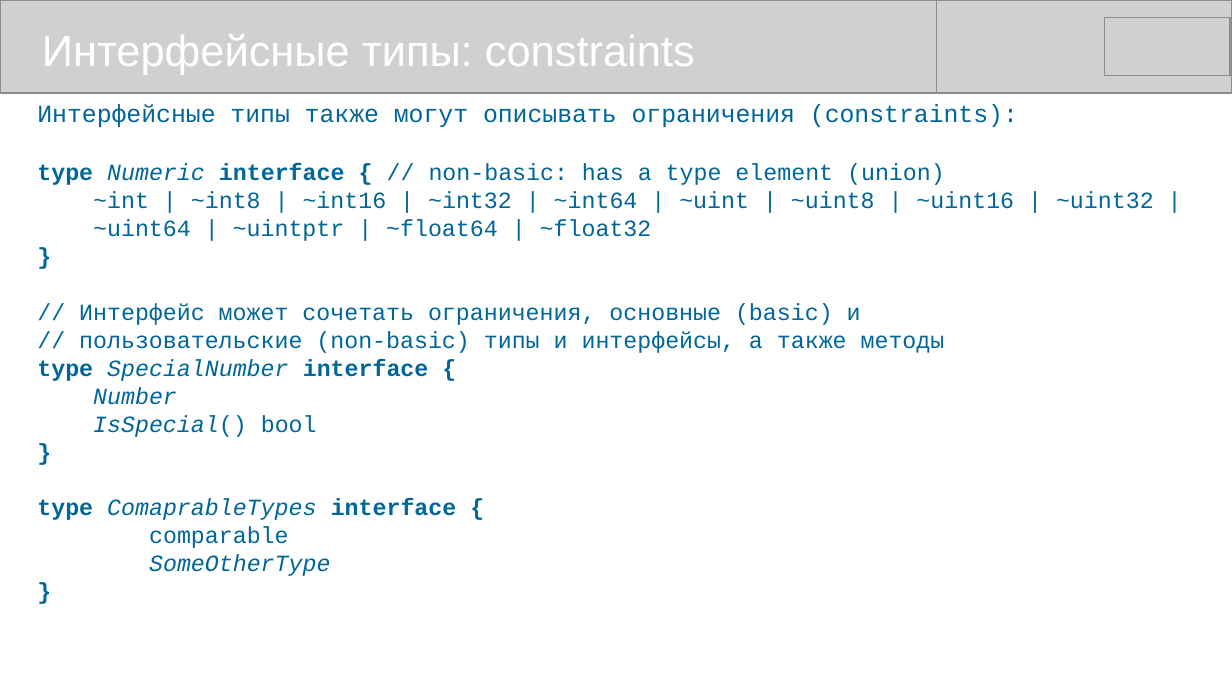
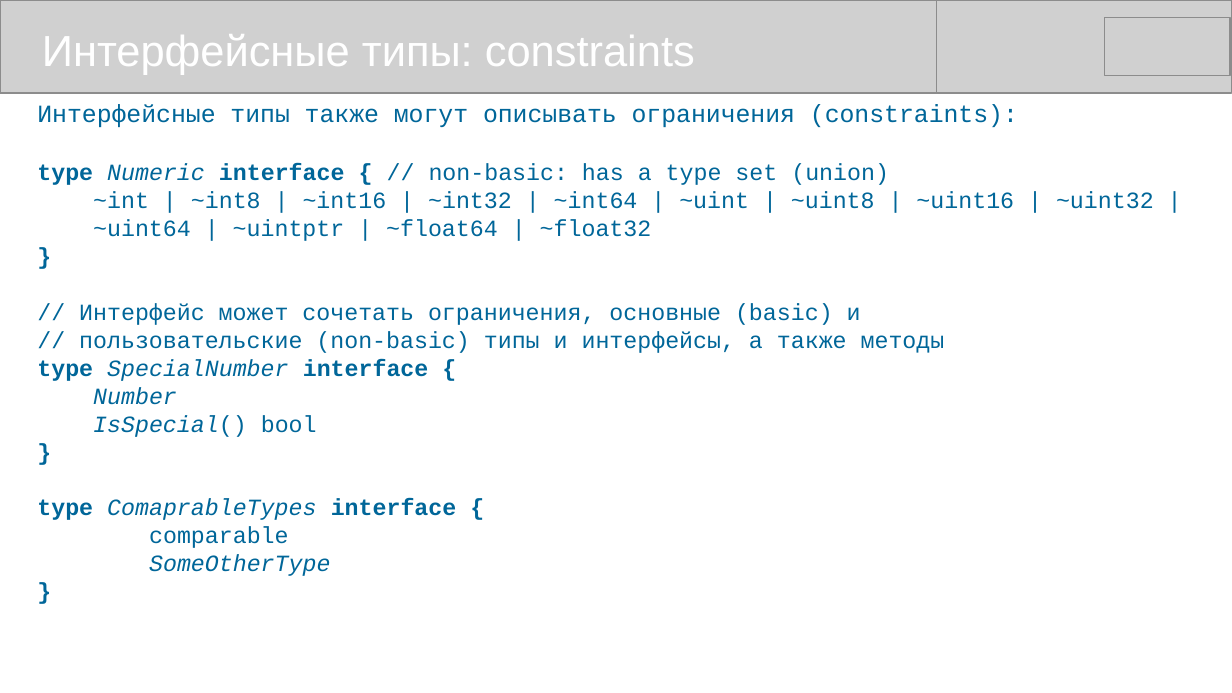
Before and after one commit to mike-shock/Go_language, a slide deck: slide 36 of Go_Review.odp. Drawn at 1232x693 pixels with LibreOffice and Linux fonts; fonts in the diff are those of the drawing; grey boxes stand for pictures. Boxes give left, top, right and bottom in pixels: in the first picture for what was removed or moved away, otherwise in the second. Text is boxed around its words. In the diff, an @@ line names an element or a change of style, - is before the commit and + after.

```diff
--- a/Go_Review.odp
+++ b/Go_Review.odp
@@ text at (37, 163, 889, 185): text changed @@
-type Numeric interface { // non-basic: has a type element (union)
+type Numeric interface { // non-basic: has a type set (union)
```
Also in this commit, not shown: 3 other files.
